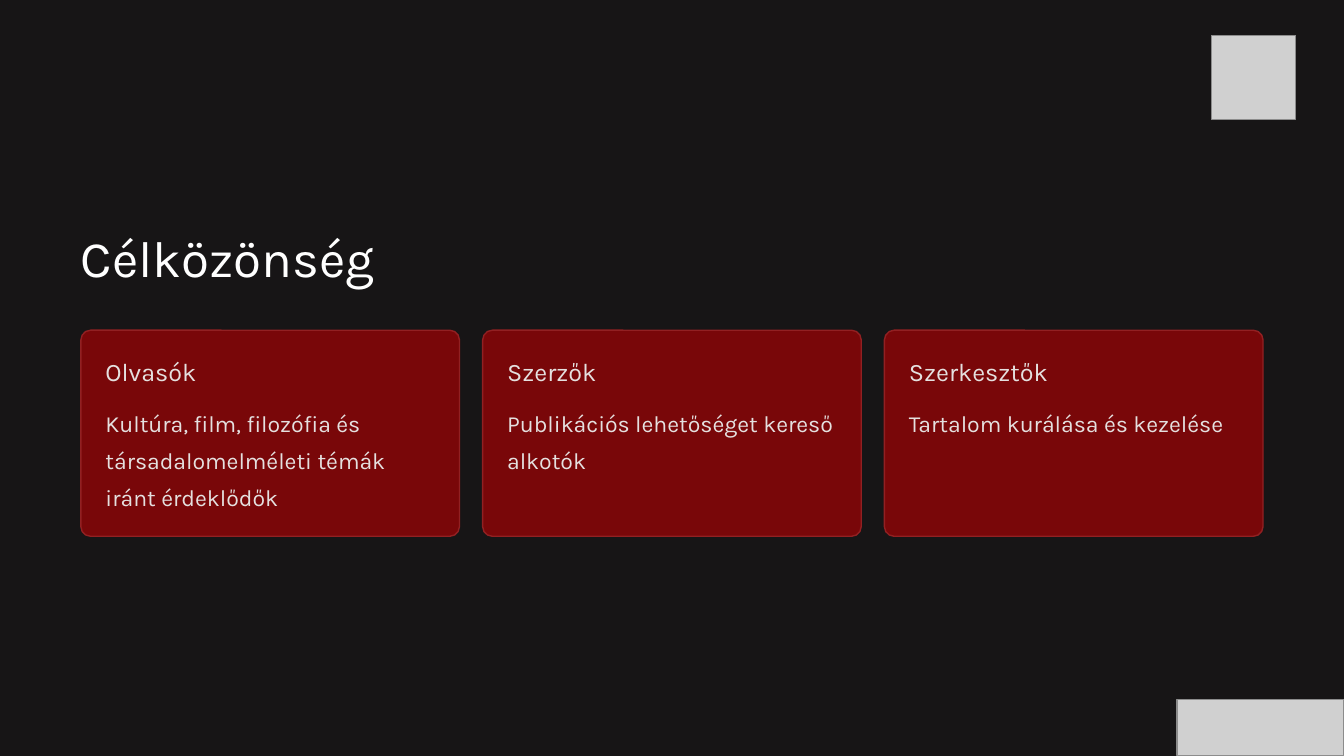
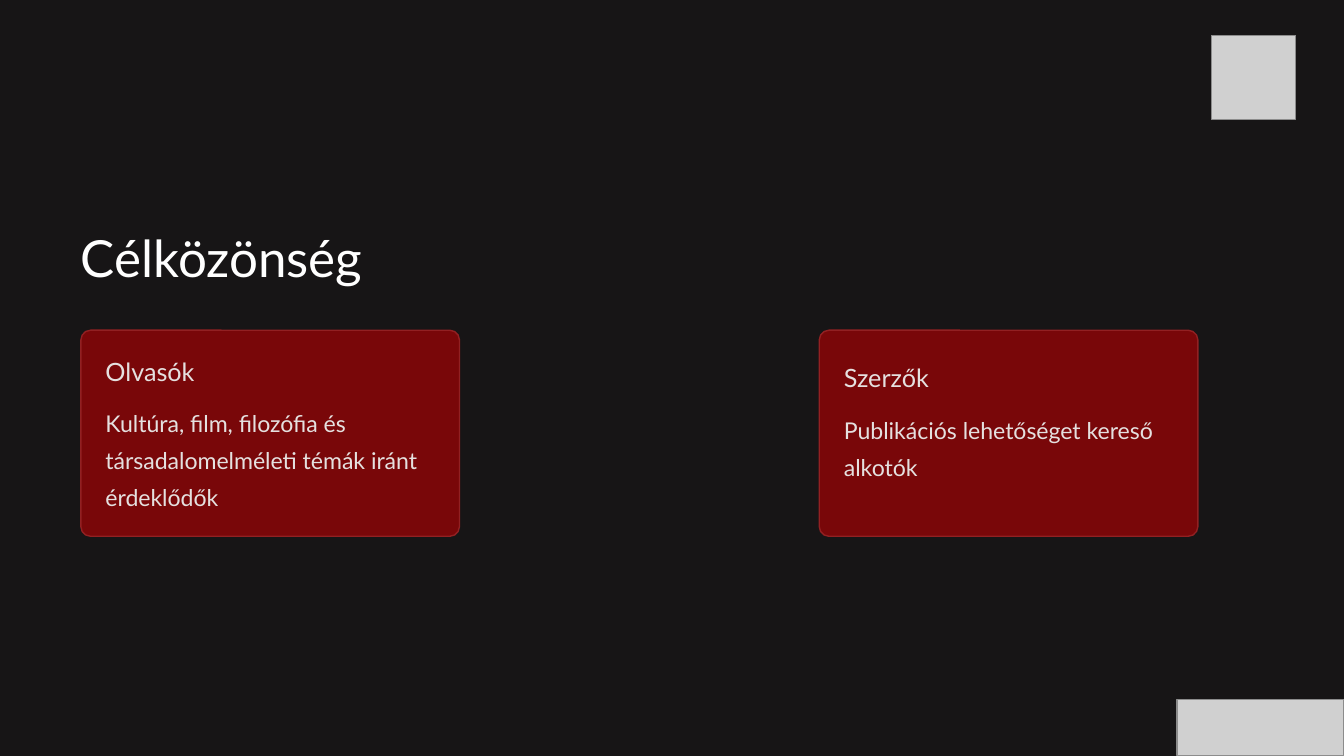
Before and after one commit to pjotr-Blip/Projekt-UjSzem, a slide deck: slide 3 of Uj-Szem.pptx. Drawn at 1344x756 pixels with LibreOffice and Linux fonts; fonts in the diff are those of the drawing; grey boxes stand for pictures; background and template pictures are left out. Boxes give left, top, right and bottom in pixels: in the first picture for what was removed or moved away, otherwise in the second. Text is boxed around its words. In the diff, an @@ line names an element or a change of style, - is before the commit and + after.

```diff
--- a/Uj-Szem.pptx
+++ b/Uj-Szem.pptx
@@ rounded rectangle: place and size @@
-rounded rectangle at (483,331,862,536)
+rounded rectangle at (820,331,1199,536)
@@ rounded rectangle removed at (884,331,1263,536) @@
@@ text "Szerzők": place and size @@
-text "Szerzők" at (507,363,596,382)
+text "Szerzők" at (844,368,929,387)
@@ text removed at (909,363,1048,382) @@
-Szerkesztők
@@ font Karla to Lato in 5 elements at (81,239,362,286), (105,362,194,381), (105,415,417,506), (844,368,929,387), (844,422,1153,476) @@
@@ text "Publikációs lehetőséget kereső alkotók": place and size @@
-text "Publikációs lehetőséget kereső alkotók" at (507,414,833,470)
+text "Publikációs lehetőséget kereső alkotók" at (844,422,1153,476)
@@ text removed at (909,414,1223,433) @@
-Tartalom kurálása és kezelése
```
Also in this commit, not shown: 8 other slides changed, 1 slide added, 1 slide removed.
